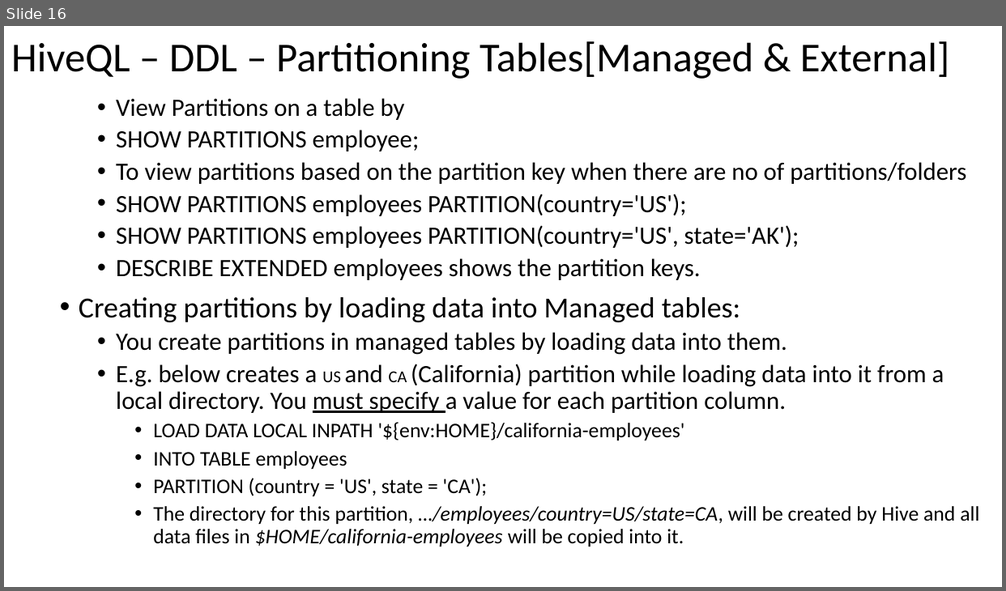
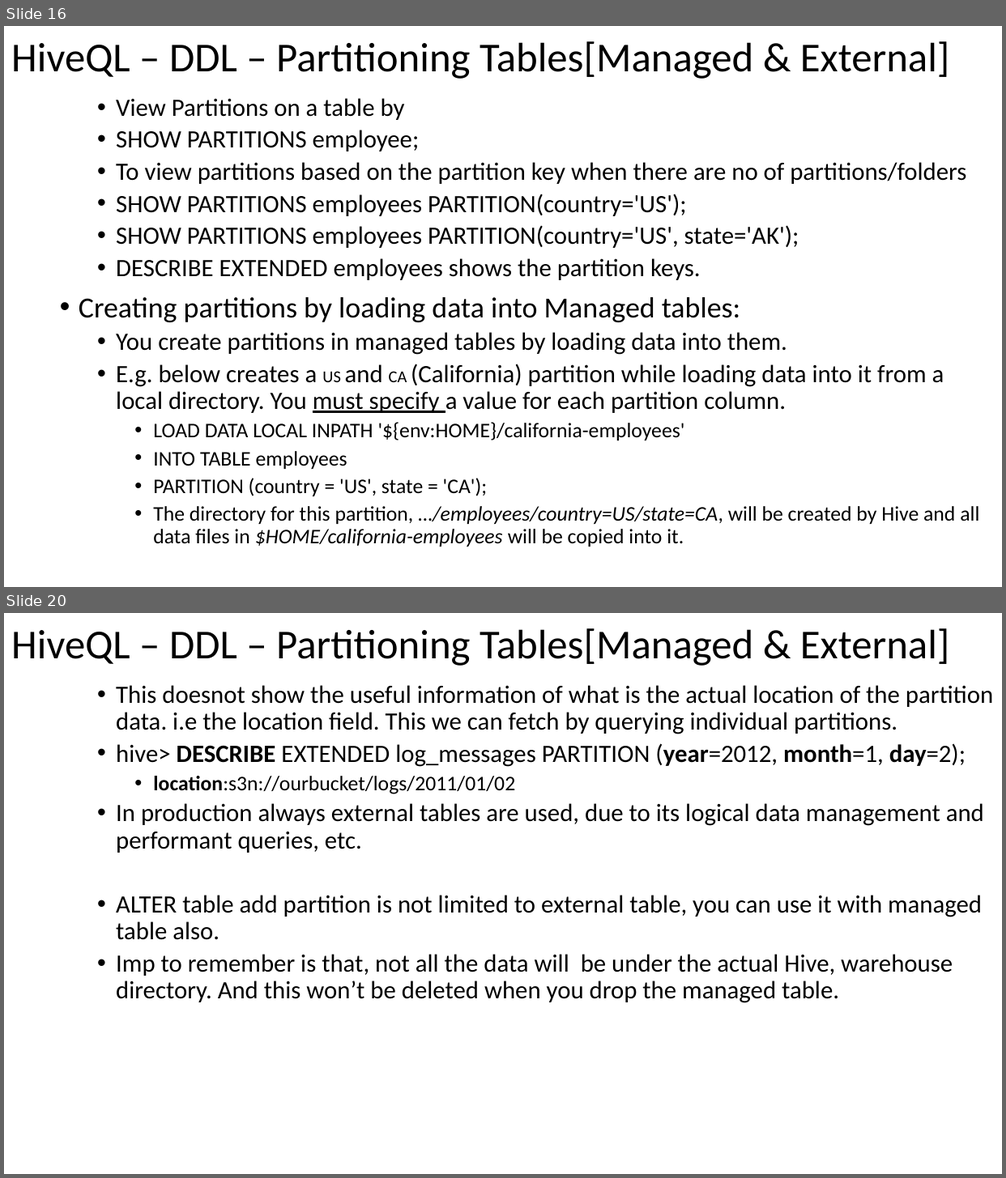
Before and after one commit to email2dorababu/SCALA_Reading, a slide deck: Hive_Def_Guide_mar_2016/Hive_programming_Hive_part3.pptx. Shown one above the other, each under a label of ours: slide 16 before the commit, slides 16 and 20 after it; the slides between them are not shown. The pictures are 1006x591 and 1006x1178 pixels, drawn with LibreOffice and Linux fonts; fonts in the diff are those of the drawing. Boxes give left, top, right and bottom in pixels: in the first picture for what was removed or moved away, otherwise in the second. Text is boxed around its words. In the diff, an @@ line names an element or a change of style, - is before the commit and + after.

```diff
--- a/Hive_Def_Guide_mar_2016/Hive_programming_Hive_part3.pptx
+++ b/Hive_Def_Guide_mar_2016/Hive_programming_Hive_part3.pptx
@@ slide 20 added at bbox=[4, 613, 1002, 1174], background #FFFFFF @@
@@ title added at bbox=[11, 628, 950, 666], 39.6 pt, text #000000 @@
+HiveQL – DDL – Partitioning Tables[Managed & External]
@@ text added at bbox=[116, 685, 993, 1003], 24 pt, text #000000 @@
+  • This doesnot show the useful information of what is the actual location of the partition data. i.e the location field. This we can fetch by querying individual partitions.
+  • hive> DESCRIBE EXTENDED log_messages PARTITION (year=2012, month=1, day=2);
+    • location:s3n://ourbucket/logs/2011/01/02
+  • In production always external tables are used, due to its logical data management and performant queries, etc.
+  • ALTER table add partition is not limited to external table, you can use it with managed table also.
+  • Imp to remember is that, not all the data will be under the actual Hive, warehouse directory. And this won’t be deleted when you drop the managed table.
```
Also in this commit, not shown: 1 slide changed, 11 other slides added, 1 other file.
